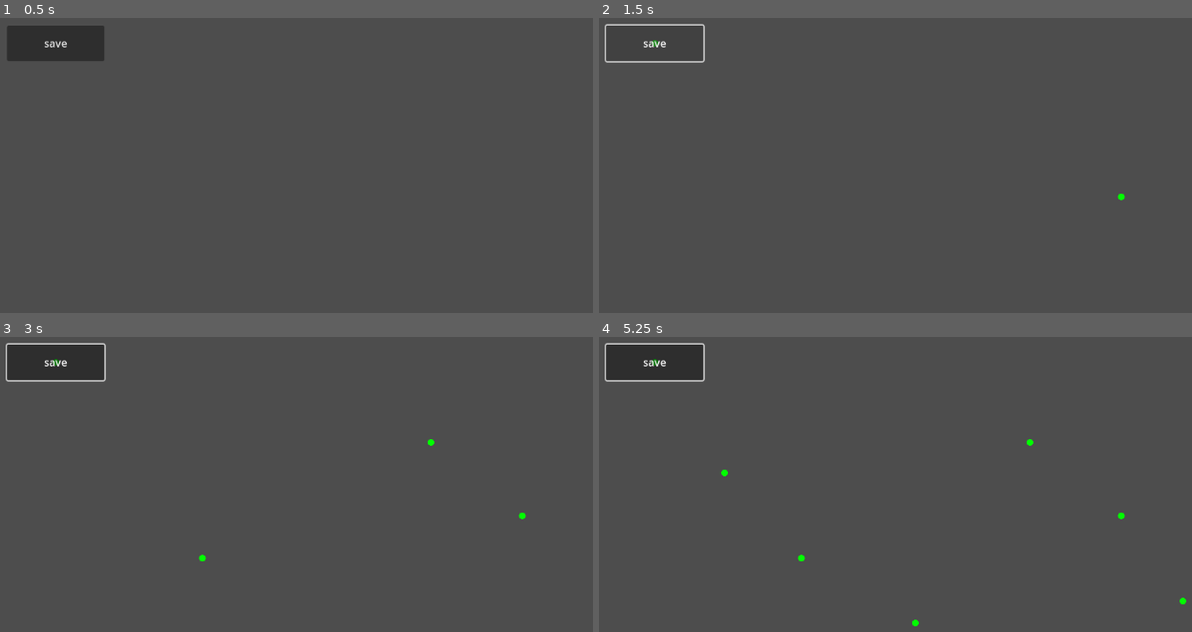
Above: before the commit, frames 1-4 (two rows, left to right).
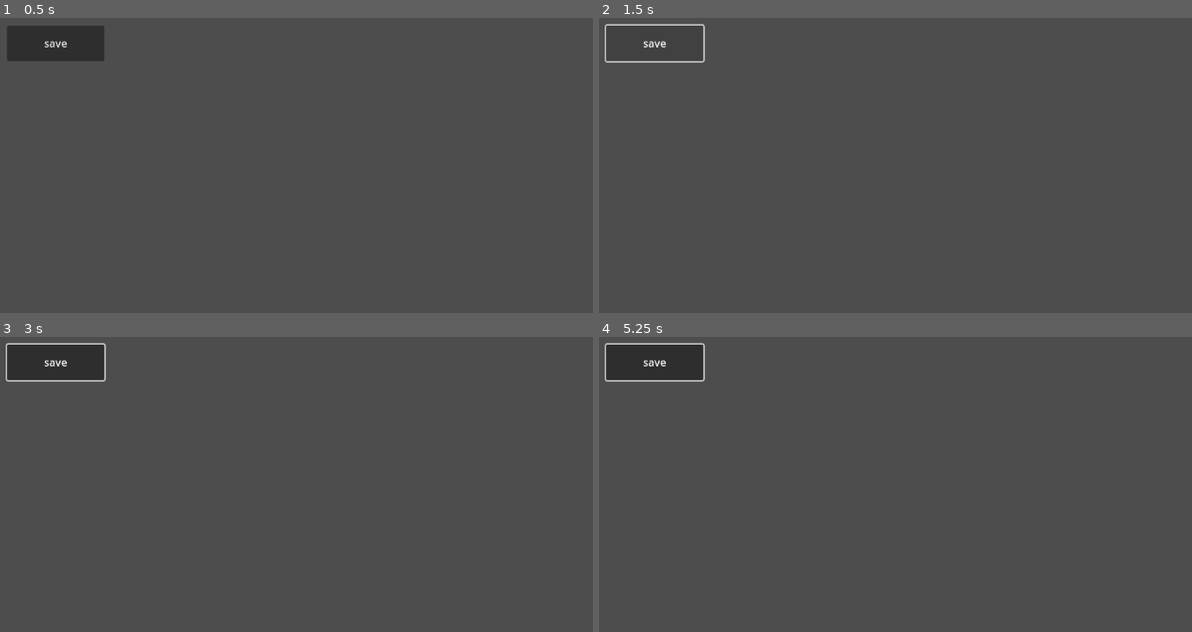
Above: after the commit, the same moments.

Repository: uprun/GRAIL-like
Game: Godot game, scene res://main.tscn
Same seed, same stepped clock (60 frames per second), same inputs: the game is played once before the commit and once after it.
Inputs (mouse positions are in pixels of both pictures, inside the frame that each line leads up to):
- Up to frame 1 (0.5 s): no input
- Up to frame 2 (1.5 s): tap Enter at 0.5 s; move the mouse to (1120, 197) at 0.52 s; click (1120, 197) at 0.67 s; click "save" at 1.25 s
- Up to frame 3 (3 s): move the mouse to (201, 558) at 2.02 s; click (201, 558) at 2.17 s; move the mouse to (432, 443) at 2.77 s; click (432, 443) at 2.92 s
- Up to frame 4 (5.25 s): move the mouse to (913, 623) at 3.52 s; click (913, 623) at 3.67 s; move the mouse to (1180, 602) at 4.27 s; click (1180, 602) at 4.42 s; move the mouse to (723, 472) at 5.02 s; click (723, 472) at 5.17 s

Frame 1 is identical in both runs. In frame 2, less than 0.1% of the frame differs, in the area x 8-89%, y 7-62%; in frame 3, less than 0.1%; in frame 4, 0.2%, in the area x 8-100%, y 7-99%.
Error after the commit: Parse Error: Expected type for collection after "[". (res://main.gd:22)

Commit message:
2024-12-15--15h39m07s

Diff:
--- a/main.gd
+++ b/main.gd
@@ -17,6 +17,9 @@
 	var Finish: Vector2
 	var Id: int
 	var Intersecting: bool
+
+class Symbol_Drawn:
+	var Sub_paths: Sub_Path[]
 
 var all_sub_paths = []
 
